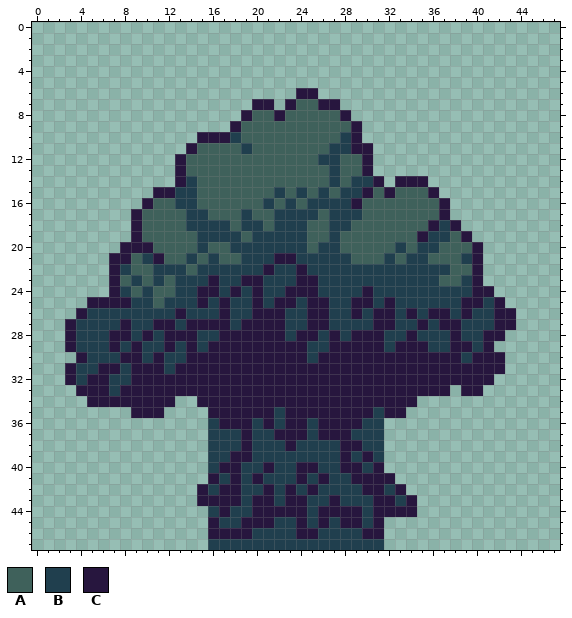
Pixel-art sprite -- img/aseprite/tree.png. The picture above was drawn from the file before the commit.
The file is 48x48 pixels.
Palette (. is transparent): A #3f615b  B #203f4e  C #27163e
New version:
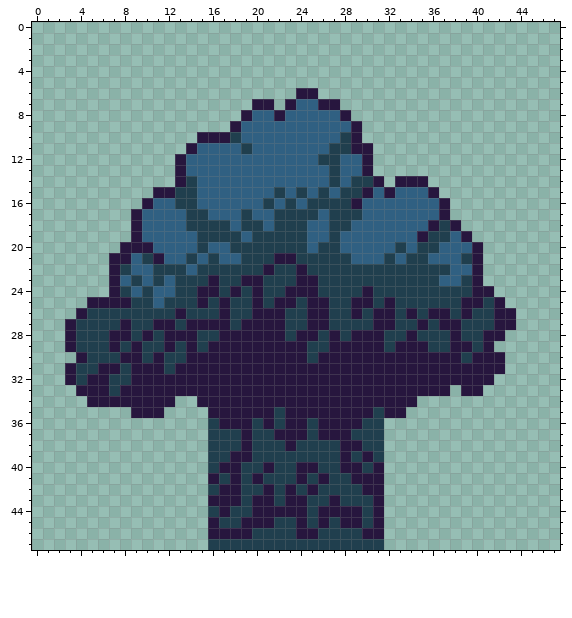
From old to new:
@@ palette @@
-A #3f615b
+A #306082
@@ x 13..36 @@
 40 ...BCCBBCBBCCBBCCBC.....
-41 ...CBCBCBBBCBCBBCCCC....
-42 ..CBCCBBCBCBCBBBBCCBC...
-43 ..CCCCBCCBCCBBCBBBCCBC..
-44 ...BCBBCCCCCBCCCCBCCCC..
+41 ...CBCBCBBBCBCBBCCC.....
+42 ...BCCBBCBCBCBBBBCC.....
+43 ...CCCBCCBCCBBCBBBC.....
+44 ...BCBBCCCCCBCCCCBC.....
 45 ...CBBCCCBBCBCBCCBC.....
